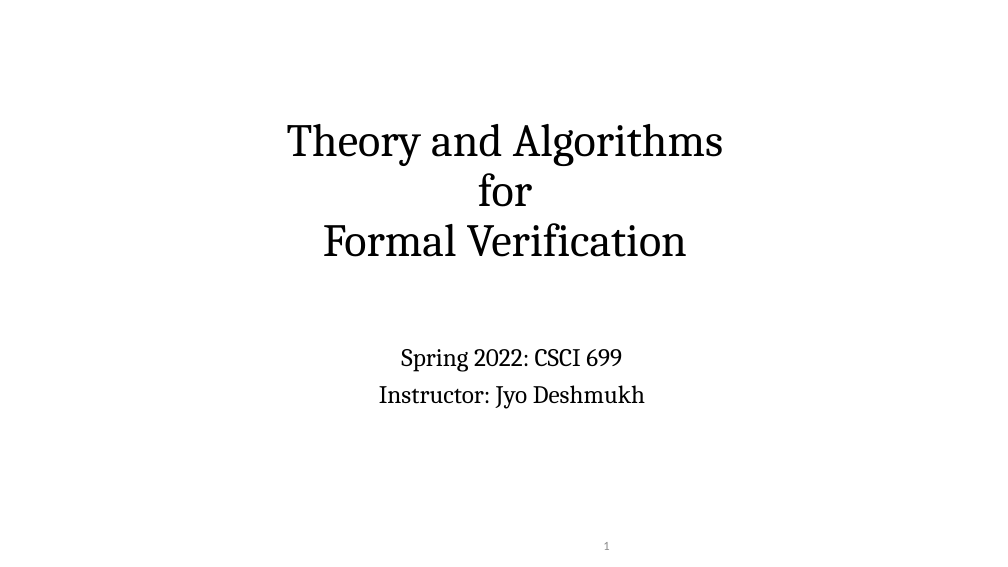
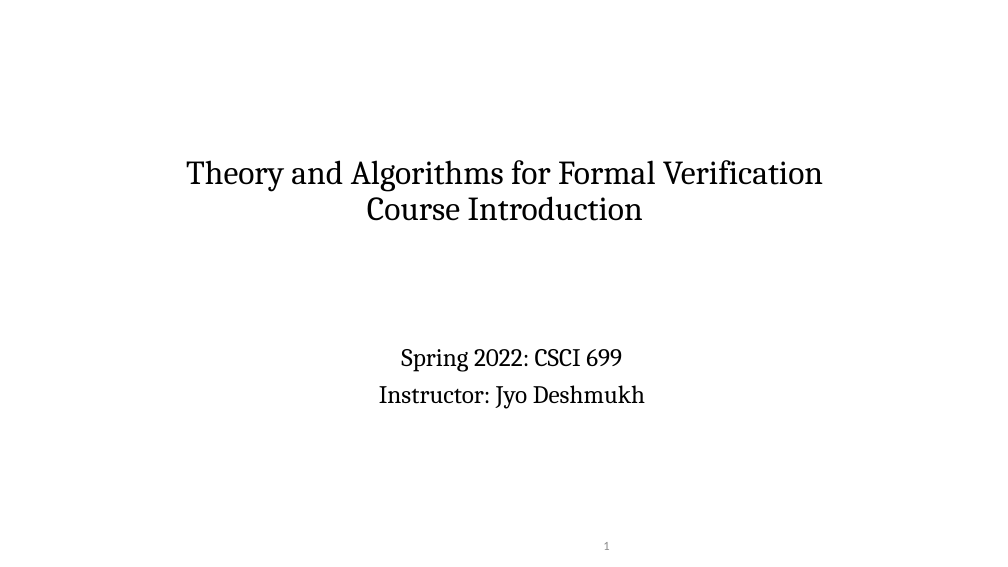
Before and after one commit to jdeshmukh/jdeshmukh.github.io, a slide deck: slide 1 of teaching/fvTheorySlides/Course-Intro.pptx. Drawn at 1008x567 pixels with LibreOffice and Linux fonts; fonts in the diff are those of the drawing; background and template pictures are left out. Boxes give left, top, right and bottom in pixels: in the first picture for what was removed or moved away, otherwise in the second. Text is boxed around its words. In the diff, an @@ line names an element or a change of style, - is before the commit and + after.

```diff
--- a/teaching/fvTheorySlides/Course-Intro.pptx
+++ b/teaching/fvTheorySlides/Course-Intro.pptx
@@ title at [186,160,823,221]: text changed; size 44 to 32 pt @@
-Theory and Algorithms
-for
-Formal Verification
+Theory and Algorithms for Formal Verification
+Course Introduction
```
Also in this commit, not shown: 1 other file.
